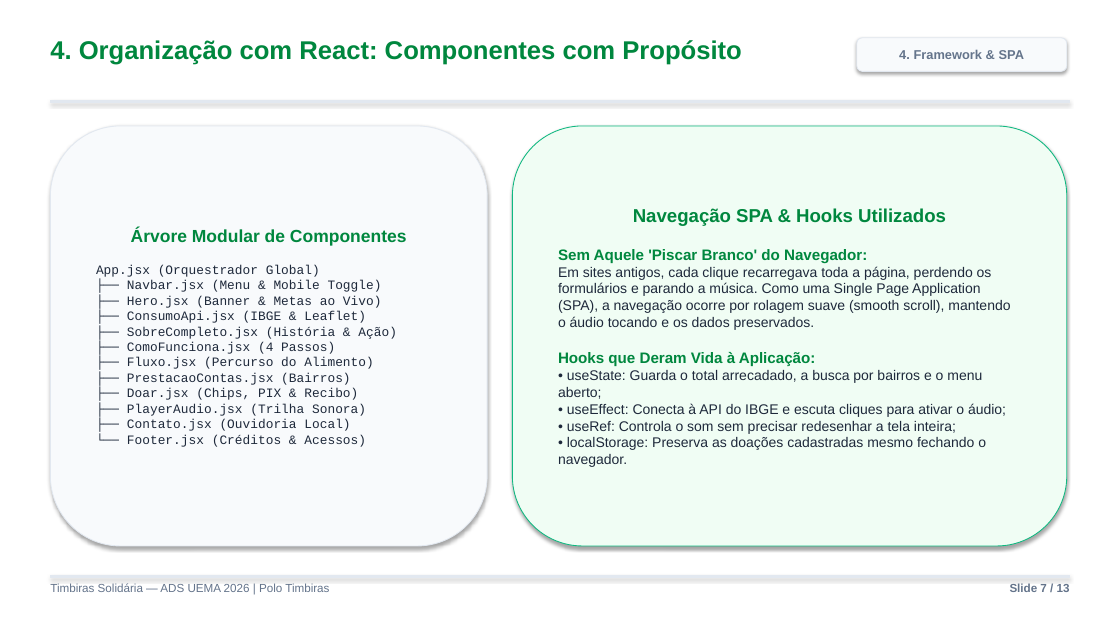
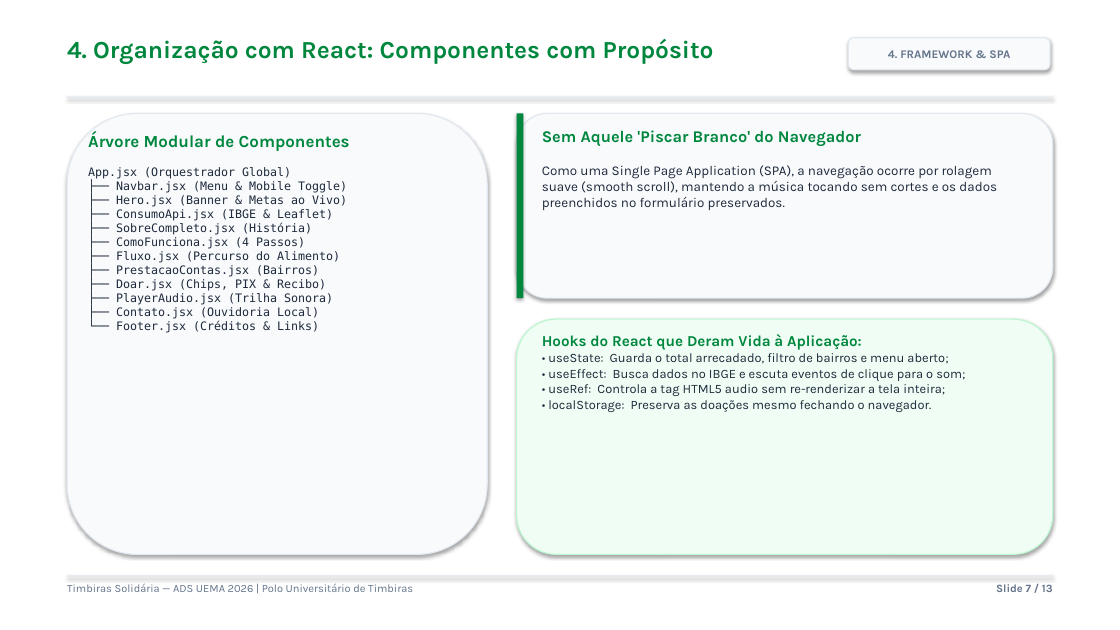
Before and after one commit to ambersonrogers/timbiras-solidaria, a slide deck: slide 7 of Relatorio_Atividade_2_Slides.pptx. Drawn at 1120x630 pixels with LibreOffice and Linux fonts; fonts in the diff are those of the drawing. Boxes give left, top, right and bottom in pixels: in the first picture for what was removed or moved away, otherwise in the second. Text is boxed around its words. In the diff, an @@ line names an element or a change of style, - is before the commit and + after.

Commit message:
Relatorio_Atividade_2_Slides.pptx: apresentacao em slides totalmente editavel no Microsoft PowerPoint

```diff
--- a/Relatorio_Atividade_2_Slides.pptx
+++ b/Relatorio_Atividade_2_Slides.pptx
@@ text "4. Organização com React: Componentes ..." moved from (x1=50, y1=40, x2=741, y2=65) to (x1=67, y1=39, x2=714, y2=64) @@
@@ text "4. Organização com React: Componentes ..." at (x1=67, y1=39, x2=714, y2=64): size 22 to 21 pt, font Arial to Karla @@
@@ rounded rectangle "4. FRAMEWORK & SPA" resized from (x1=857, y1=38, x2=1067, y2=71) to (x1=849, y1=38, x2=1050, y2=70) @@
@@ rounded rectangle "4. FRAMEWORK & SPA" at (x1=849, y1=38, x2=1050, y2=70): outline #E2E8F0 0.75 pt to #E2E8F0 1 pt @@
@@ text in rounded rectangle at (x1=888, y1=50, x2=1010, y2=58): text changed; size 11 to 10 pt; font Arial to Karla @@
-4. Framework & SPA
+4. FRAMEWORK & SPA
@@ rounded rectangle at (x1=67, y1=113, x2=487, y2=555): outline #E2E8F0 0.75 pt to #E2E8F0 1 pt @@
@@ rectangle at (x1=67, y1=97, x2=1053, y2=97): outline #E2E8F0 0.75 pt to none @@
@@ rectangle resized from (x1=50, y1=101, x2=1070, y2=103) to (x1=67, y1=97, x2=1053, y2=97) @@
@@ rounded rectangle resized from (x1=50, y1=126, x2=487, y2=546) to (x1=67, y1=113, x2=487, y2=555) @@
@@ rounded rectangle added at (x1=517, y1=113, x2=1053, y2=298), fill #F8FAFC, outline #E2E8F0 1 pt @@
@@ rectangle added at (x1=517, y1=113, x2=523, y2=298), fill #00873E @@
@@ text added at (x1=88, y1=132, x2=350, y2=333), 10 pt, text #1E293B @@
+Árvore Modular de Componentes
+App.jsx (Orquestrador Global)
+├── Navbar.jsx (Menu & Mobile Toggle)
+├── Hero.jsx (Banner & Metas ao Vivo)
+├── ConsumoApi.jsx (IBGE & Leaflet)
+├── SobreCompleto.jsx (História)
+├── ComoFunciona.jsx (4 Passos)
+├── Fluxo.jsx (Percurso do Alimento)
+├── PrestacaoContas.jsx (Bairros)
+├── Doar.jsx (Chips, PIX & Recibo)
+├── PlayerAudio.jsx (Trilha Sonora)
+├── Contato.jsx (Ouvidoria Local)
+└── Footer.jsx (Créditos & Links)
@@ rounded rectangle removed at (x1=513, y1=126, x2=1067, y2=546) @@
-Navegação SPA & Hooks Utilizados
-Sem Aquele 'Piscar Branco' do Navegador:
-Em sites antigos, cada clique recarregava toda a página, perdendo os formulários e parando a música. Como uma Single Page Application (SPA), a navegação ocorre por rolagem suave (smooth scroll), mantendo o áudio tocando e os dados preservados.
-Hooks que Deram Vida à Aplicação:
-• useState: Guarda o total arrecadado, a busca por bairros e o menu aberto;
-• useEffect: Conecta à API do IBGE e escuta cliques para ativar o áudio;
-• useRef: Controla o som sem precisar redesenhar a tela inteira;
-• localStorage: Preserva as doações cadastradas mesmo fechando o navegador.
@@ text added at (x1=542, y1=130, x2=997, y2=210), 11.5 pt, text #1E293B @@
+Sem Aquele 'Piscar Branco' do Navegador
+Como uma Single Page Application (SPA), a navegação ocorre por rolagem suave (smooth scroll), mantendo a música tocando sem cortes e os dados preenchidos no formulário preservados.
@@ text in rounded rectangle at (x1=96, y1=229, x2=407, y2=447): text removed @@
-Árvore Modular de Componentes
-App.jsx (Orquestrador Global)
-├── Navbar.jsx (Menu & Mobile Toggle)
-├── Hero.jsx (Banner & Metas ao Vivo)
-├── ConsumoApi.jsx (IBGE & Leaflet)
-├── SobreCompleto.jsx (História & Ação)
-├── ComoFunciona.jsx (4 Passos)
-├── Fluxo.jsx (Percurso do Alimento)
-├── PrestacaoContas.jsx (Bairros)
-├── Doar.jsx (Chips, PIX & Recibo)
-├── PlayerAudio.jsx (Trilha Sonora)
-├── Contato.jsx (Ouvidoria Local)
-└── Footer.jsx (Créditos & Acessos)
@@ rounded rectangle added at (x1=517, y1=319, x2=1053, y2=555), fill #F0FDF4, outline #BBF7D0 1 pt @@
@@ text added at (x1=542, y1=334, x2=965, y2=412), 11 pt, text #1E293B @@
+Hooks do React que Deram Vida à Aplicação:
+• useState: Guarda o total arrecadado, filtro de bairros e menu aberto;
+• useEffect: Busca dados no IBGE e escuta eventos de clique para o som;
+• useRef: Controla a tag HTML5 audio sem re-renderizar a tela inteira;
+• localStorage: Preserva as doações mesmo fechando o navegador.
@@ text at (x1=67, y1=583, x2=413, y2=592): text changed; size 10 to 9.5 pt; font Arial to Karla @@
-Timbiras Solidária — ADS UEMA 2026 | Polo Timbiras
+Timbiras Solidária — ADS UEMA 2026 | Polo Universitário de Timbiras
@@ rectangle resized from (x1=50, y1=576, x2=1070, y2=577) to (x1=67, y1=576, x2=1053, y2=576) @@
@@ rectangle at (x1=67, y1=576, x2=1053, y2=576): outline #E2E8F0 0.75 pt to none @@
@@ text "Slide 7 / 13" moved from (x1=1010, y1=583, x2=1070, y2=592) to (x1=996, y1=584, x2=1053, y2=592) @@
@@ text "Slide 7 / 13" at (x1=996, y1=584, x2=1053, y2=592): size 10 to 9.5 pt, font Arial to Karla @@
```
Also in this commit, not shown: 12 other slides changed, 1 other file.
